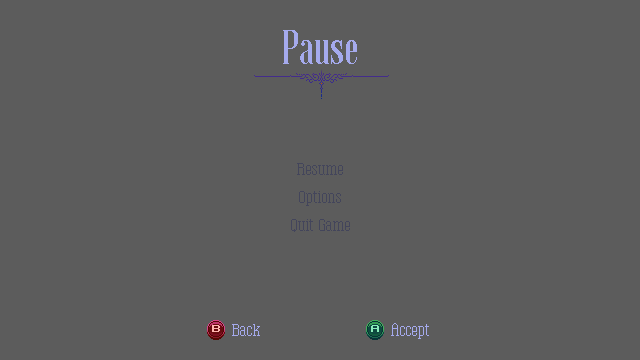
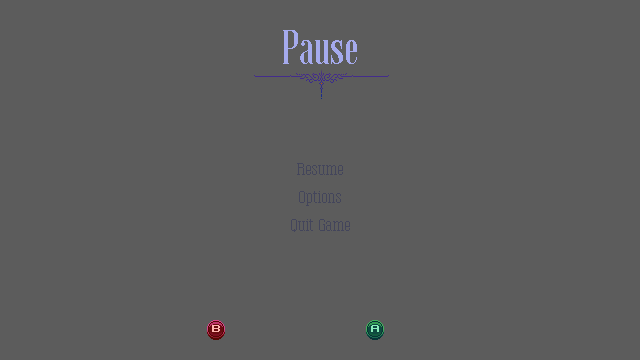
Layer changes from the first 640×360 image to the second:
renamed "pause_bg" to "header", opacity 80% → 100%, moved it above "resume_1", painted on it over [232, 323, 429, 339]
renamed "back_xbox_0" to "resume_0", moved it out of group "back", painted on it over [232, 324, 260, 336]
renamed "back_pc_0" to "options_0", showed it, moved it out of group "back", painted on it over [232, 324, 260, 336]
renamed "accept_xbox_0" to "accept_pc_0", hid it, moved it above "accept_xbox_1", painted on it over [391, 323, 429, 339]
renamed "accept_pc_0" to "accept_xbox_0", showed it, painted on it over [391, 323, 429, 339]
renamed "header" to "pause_bg", opacity 100% → 80%, moved it below "back", painted on it over [232, 323, 429, 339]